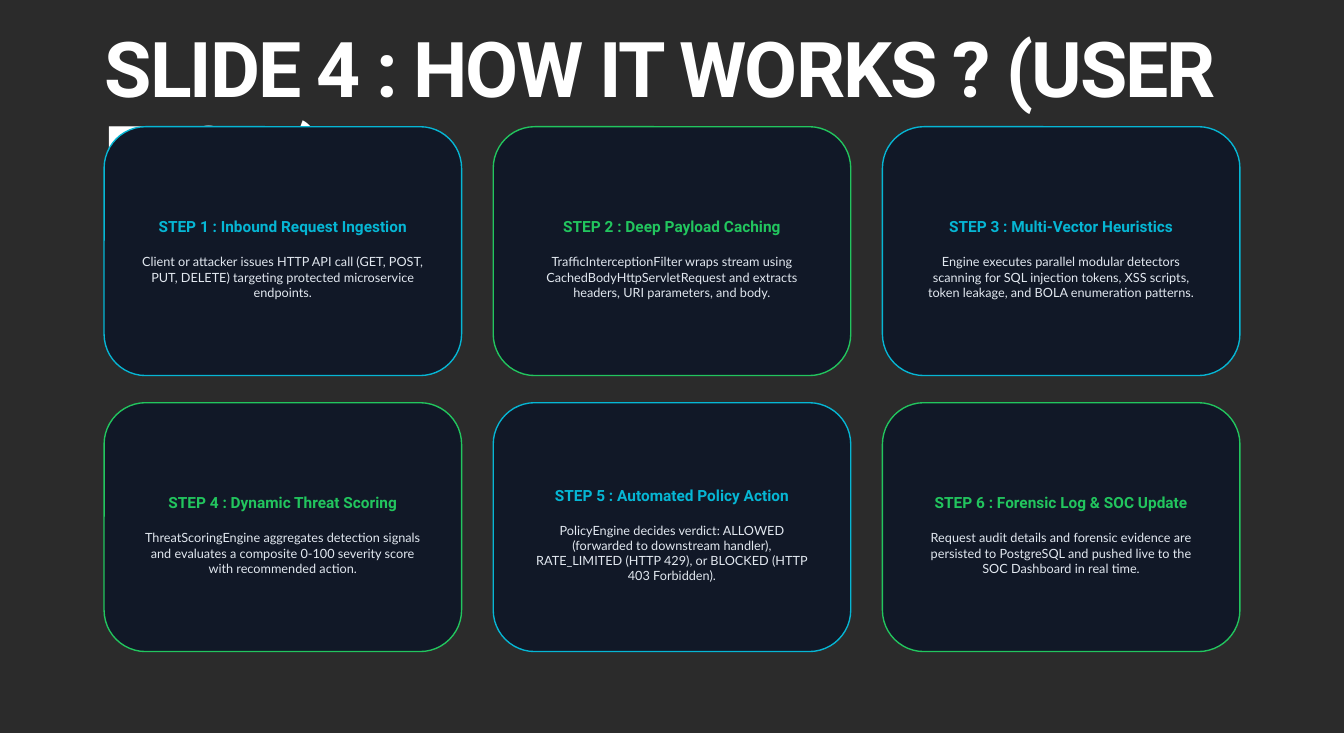
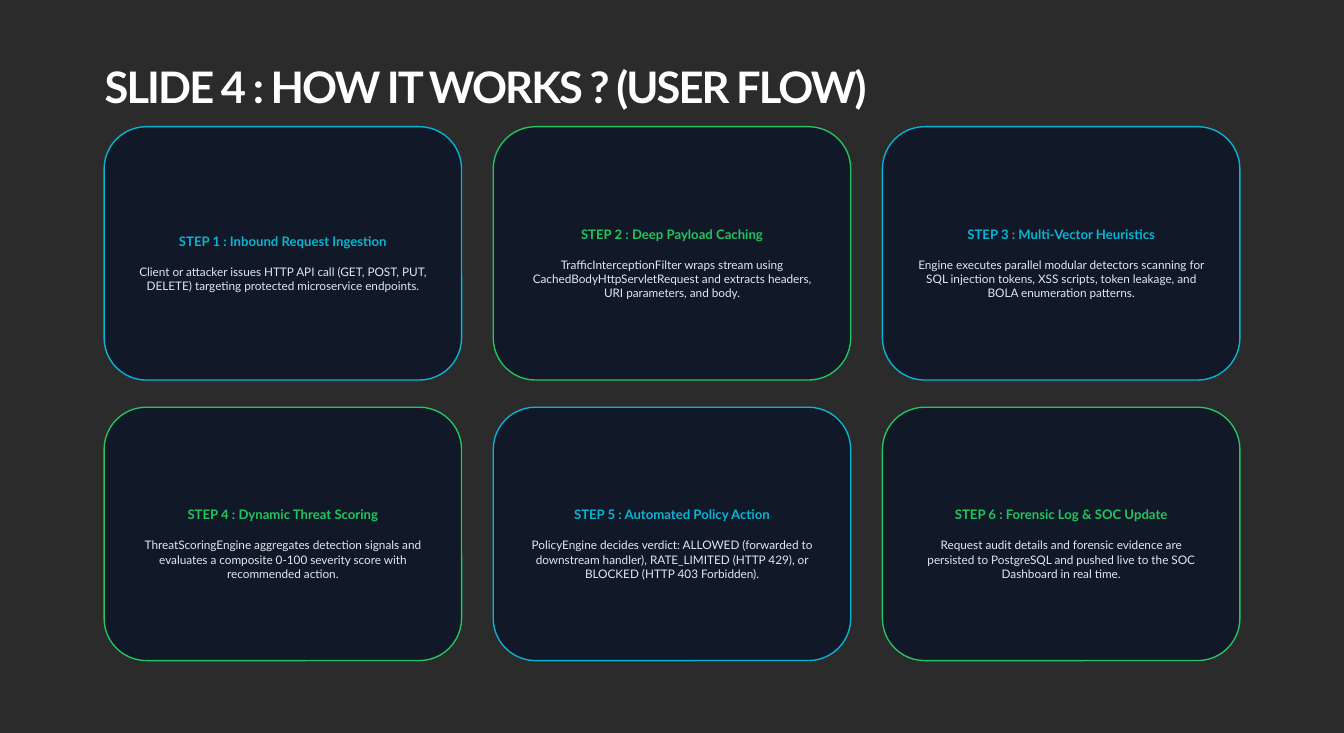
Before and after one commit to Yokeshwaran03-2005/API-SENTINEL, a slide deck: slide 5 of Team_Phoenix_INIT26_Presentation.pptx. Drawn at 1344x733 pixels with LibreOffice and Linux fonts; fonts in the diff are those of the drawing; background and template pictures are left out; a plain dark background stands for a picture behind light text. Boxes give left, top, right and bottom in pixels: in the first picture for what was removed or moved away, otherwise in the second. Text is boxed around its words. In the diff, an @@ line names an element or a change of style, - is before the commit and + after.

Commit message:
fix(presentation): replace missing Antonio font with universal Segoe UI to fix text squishing in PowerPoint

```diff
--- a/Team_Phoenix_INIT26_Presentation.pptx
+++ b/Team_Phoenix_INIT26_Presentation.pptx
@@ text "SLIDE 4 : HOW IT ..." at [105,69,866,110]: size 85 to 48 pt, font Roboto to Lato @@
@@ rounded rectangle "STEP 1 : Inbound Request ...": place and size @@
-rounded rectangle "STEP 1 : Inbound Request ..." at [104,126,462,375]
+rounded rectangle "STEP 1 : Inbound Request ..." at [104,126,462,380]
@@ rounded rectangle "STEP 1 : Inbound Request ..." at [104,126,462,380]: size 17 to 14.5 pt, font Roboto to Lato in "STEP 1 : Inbound Request Ingestion"; size 14 to 13 pt in "Client or attacker issues HTTP API call ..." @@
@@ rounded rectangle "STEP 2 : Deep Payload ...": place and size @@
-rounded rectangle "STEP 2 : Deep Payload ..." at [493,126,851,375]
+rounded rectangle "STEP 2 : Deep Payload ..." at [493,126,851,380]
@@ rounded rectangle "STEP 2 : Deep Payload ..." at [493,126,851,380]: size 17 to 14.5 pt, font Roboto to Lato in "STEP 2 : Deep Payload Caching"; size 14 to 13 pt in "TrafficInterceptionFilter wraps stream using CachedBodyHttpS ..." @@
@@ rounded rectangle "STEP 3 : Multi-Vector Heuristics": place and size @@
-rounded rectangle "STEP 3 : Multi-Vector Heuristics" at [883,126,1240,375]
+rounded rectangle "STEP 3 : Multi-Vector Heuristics" at [883,126,1240,380]
@@ rounded rectangle "STEP 3 : Multi-Vector Heuristics" at [883,126,1240,380]: size 17 to 14.5 pt, font Roboto to Lato in "STEP 3 : Multi-Vector Heuristics"; size 14 to 13 pt in "Engine executes parallel modular detectors scanning for ..." @@
@@ rounded rectangle "STEP 4 : Dynamic Threat ...": place and size @@
-rounded rectangle "STEP 4 : Dynamic Threat ..." at [104,403,462,652]
+rounded rectangle "STEP 4 : Dynamic Threat ..." at [104,407,462,661]
@@ rounded rectangle "STEP 4 : Dynamic Threat ..." at [104,407,462,661]: size 17 to 14.5 pt, font Roboto to Lato in "STEP 4 : Dynamic Threat Scoring"; size 14 to 13 pt in "ThreatScoringEngine aggregates detection signals and evaluat ..." @@
@@ rounded rectangle "STEP 5 : Automated Policy ...": place and size @@
-rounded rectangle "STEP 5 : Automated Policy ..." at [493,403,851,652]
+rounded rectangle "STEP 5 : Automated Policy ..." at [493,407,851,661]
@@ rounded rectangle "STEP 5 : Automated Policy ..." at [493,407,851,661]: size 17 to 14.5 pt, font Roboto to Lato in "STEP 5 : Automated Policy Action"; size 14 to 13 pt in "PolicyEngine decides verdict: ALLOWED (forwarded to downstre ..." @@
@@ rounded rectangle "STEP 6 : Forensic Log ...": place and size @@
-rounded rectangle "STEP 6 : Forensic Log ..." at [883,403,1240,652]
+rounded rectangle "STEP 6 : Forensic Log ..." at [883,407,1240,661]
@@ rounded rectangle "STEP 6 : Forensic Log ..." at [883,407,1240,661]: size 17 to 14.5 pt, font Roboto to Lato in "STEP 6 : Forensic Log & SOC ..."; size 14 to 13 pt in "Request audit details and forensic evidence are ..." @@
```
Also in this commit, not shown: 7 other slides changed, 2 other files.
